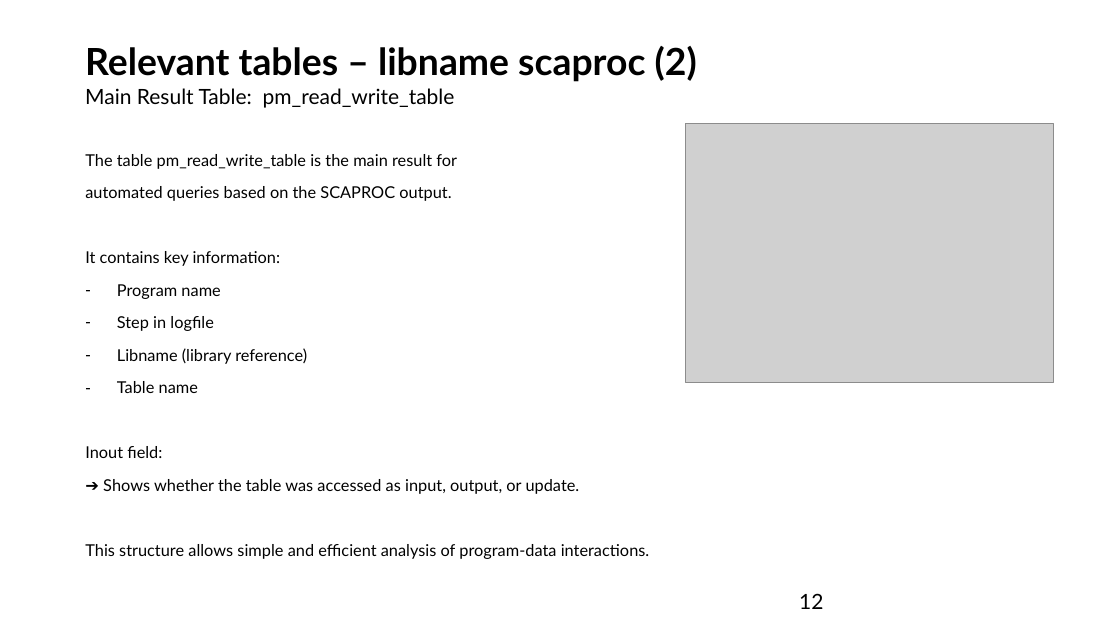
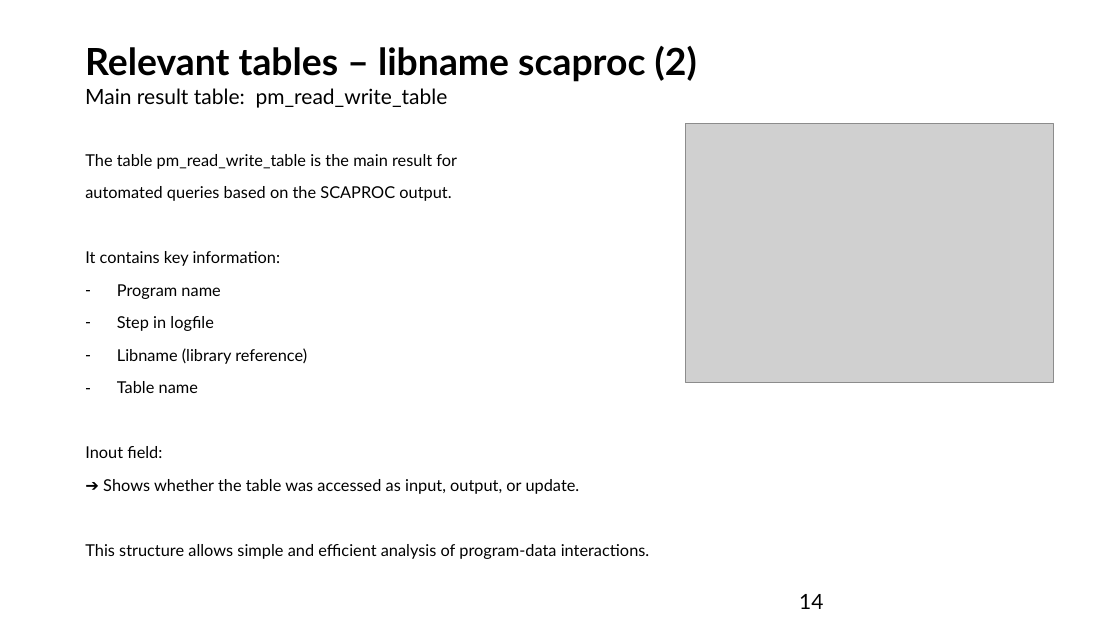
Before and after one commit to FSchwertfeger/Scaproc, a slide deck: slide 14 of proc scaproc.ppt (slide 12 before the commit). Drawn at 1120x630 pixels with LibreOffice and Linux fonts; fonts in the diff are those of the drawing; grey boxes stand for pictures. Boxes give left, top, right and bottom in pixels: in the first picture for what was removed or moved away, otherwise in the second. Text is boxed around its words. In the diff, an @@ line names an element or a change of style, - is before the commit and + after.

```diff
--- a/proc scaproc.ppt
+++ b/proc scaproc.ppt
@@ title at (85, 46, 697, 108): text changed @@
-Relevant tables – libname scaproc (2)
-Main Result Table: pm_read_write_table
+Relevant tables – libname scaproc (2)
+Main result table: pm_read_write_table
@@ page number at (799, 594, 823, 609): text changed @@
-12
+14
```
Also in this commit, not shown: 11 other slides changed, 2 slides added, 6 other files.
